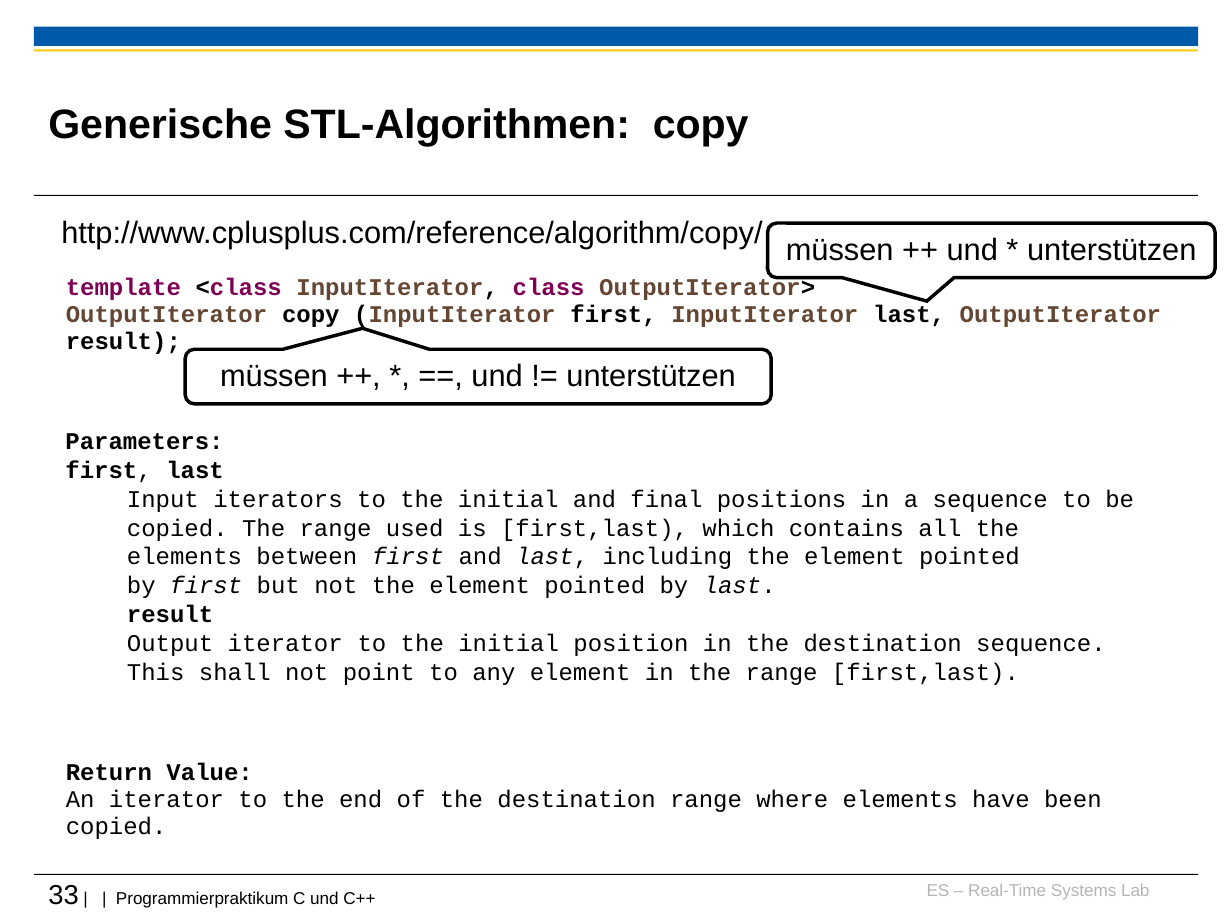
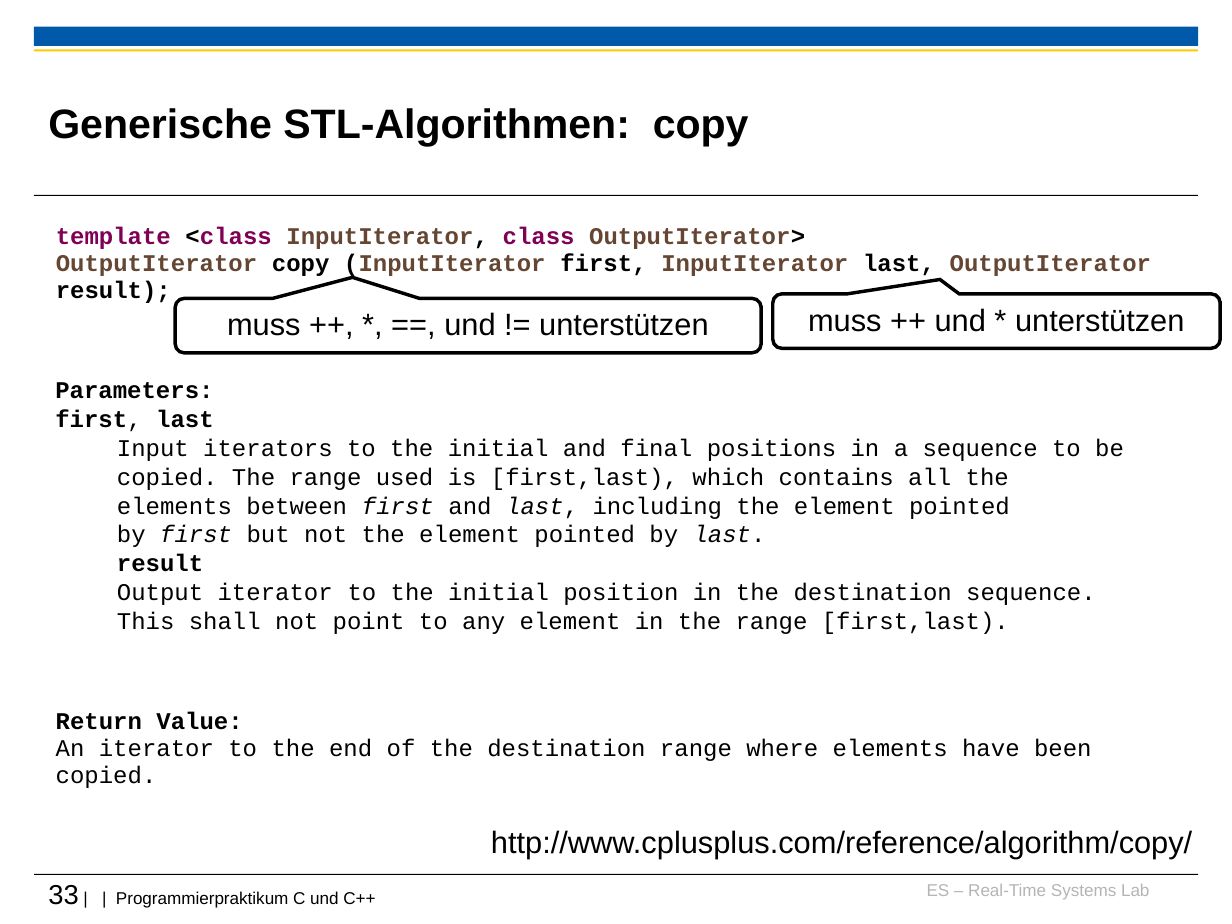
Before and after one commit to h82k/tud-cppp, a slide deck: slide 33 of Vorlesung/4 Fortgeschrittene Themen_F31.ppt. Drawn at 1232x924 pixels with LibreOffice and Linux fonts; fonts in the diff are those of the drawing; background and template pictures are left out. Boxes give left, top, right and bottom in pixels: in the first picture for what was removed or moved away, otherwise in the second. Text is boxed around its words. In the diff, an @@ line names an element or a change of style, - is before the commit and + after.

```diff
--- a/Vorlesung/4 Fortgeschrittene Themen_F31.ppt
+++ b/Vorlesung/4 Fortgeschrittene Themen_F31.ppt
@@ 3 texts, 1 rounded speech box: place and size @@
-3 texts, 1 rounded speech box at [65,278,1161,839]
+3 texts, 1 rounded speech box at [55,227,1151,788]
@@ rounded speech box "muss ++ und * unterstützen": place and size @@
-rounded speech box "muss ++ und * unterstützen" at [768,223,1215,277]
+rounded speech box "muss ++ und * unterstützen" at [772,294,1220,349]
@@ rounded speech box "muss ++ und * unterstützen" at [772,294,1220,349]: proportions changed @@
@@ text in rounded speech box at [227,312,708,336]: text changed @@
-müssen ++, *, ==, und != unterstützen
+muss ++, *, ==, und != unterstützen
@@ text in rounded speech box at [808,308,1184,332]: text changed @@
-müssen ++ und * unterstützen
+muss ++ und * unterstützen
@@ text "http://www.cplusplus.com/reference/algorithm/copy/": place and size @@
-text "http://www.cplusplus.com/reference/algorithm/copy/" at [61,220,762,249]
+text "http://www.cplusplus.com/reference/algorithm/copy/" at [491,830,1192,858]
```
Also in this commit, not shown: 21 other slides changed.
